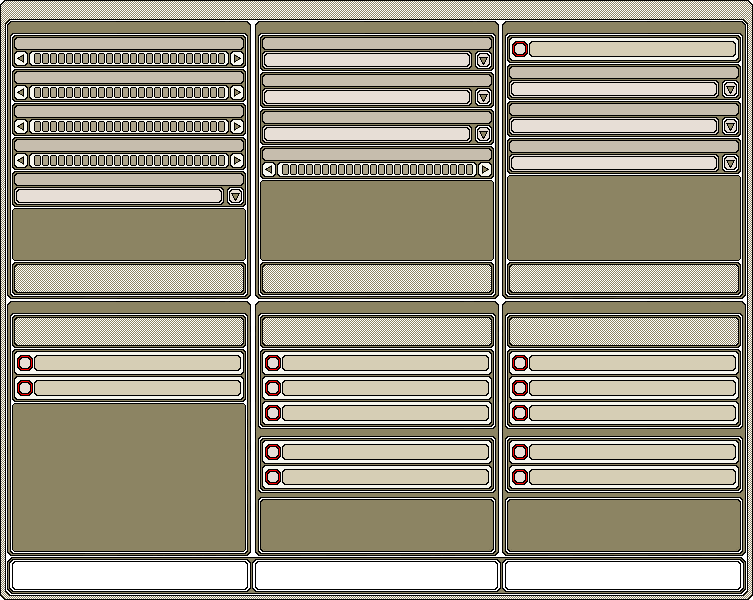
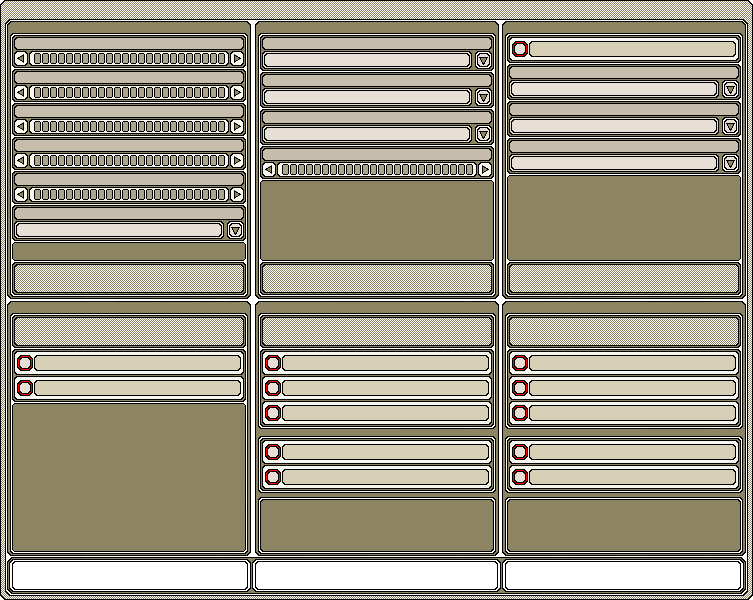
Layered file, before and after one edit (753px x 600px). Changes by layer:
painted on "zaslepka copy 2 kopiuj" over [left=12, top=208, right=246, bottom=244]
added layer "Layer 8" above "combobox copy 2" over [left=12, top=205, right=246, bottom=241]
painted on "combobox copy 2" over [left=12, top=187, right=246, bottom=207]
